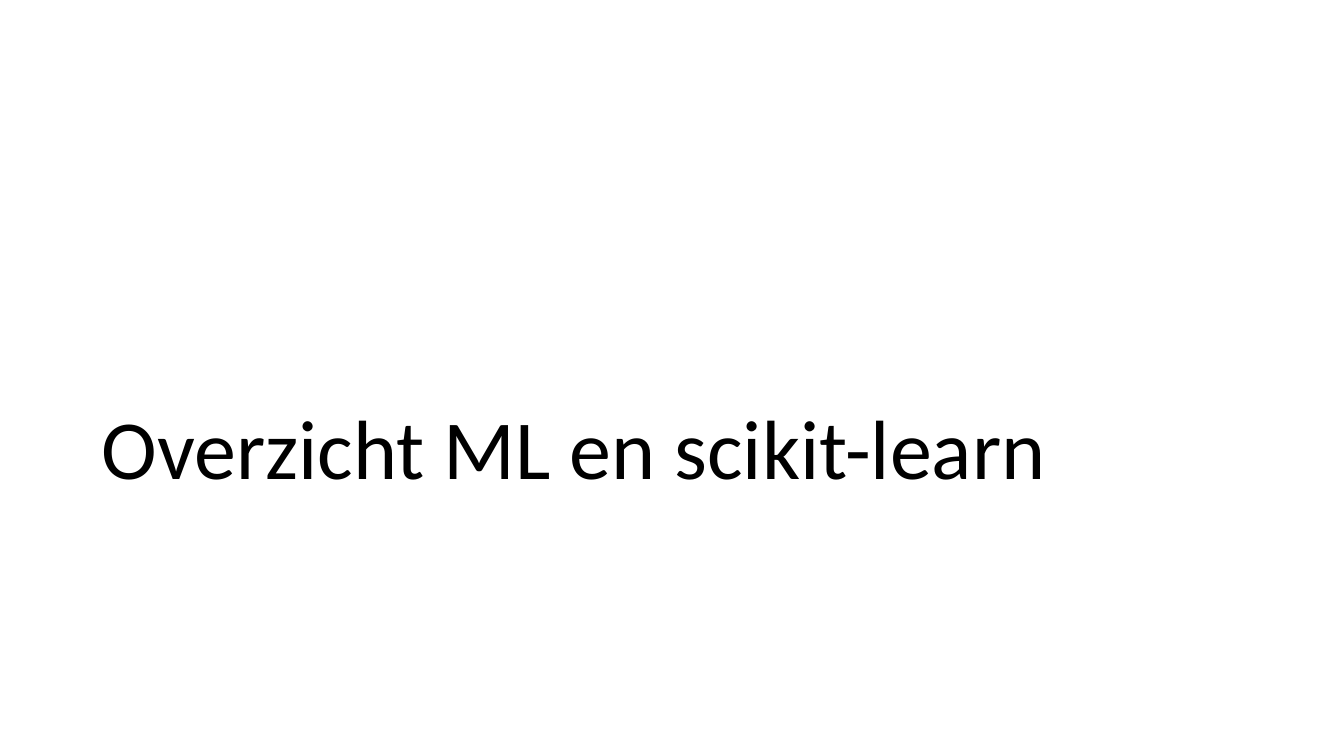
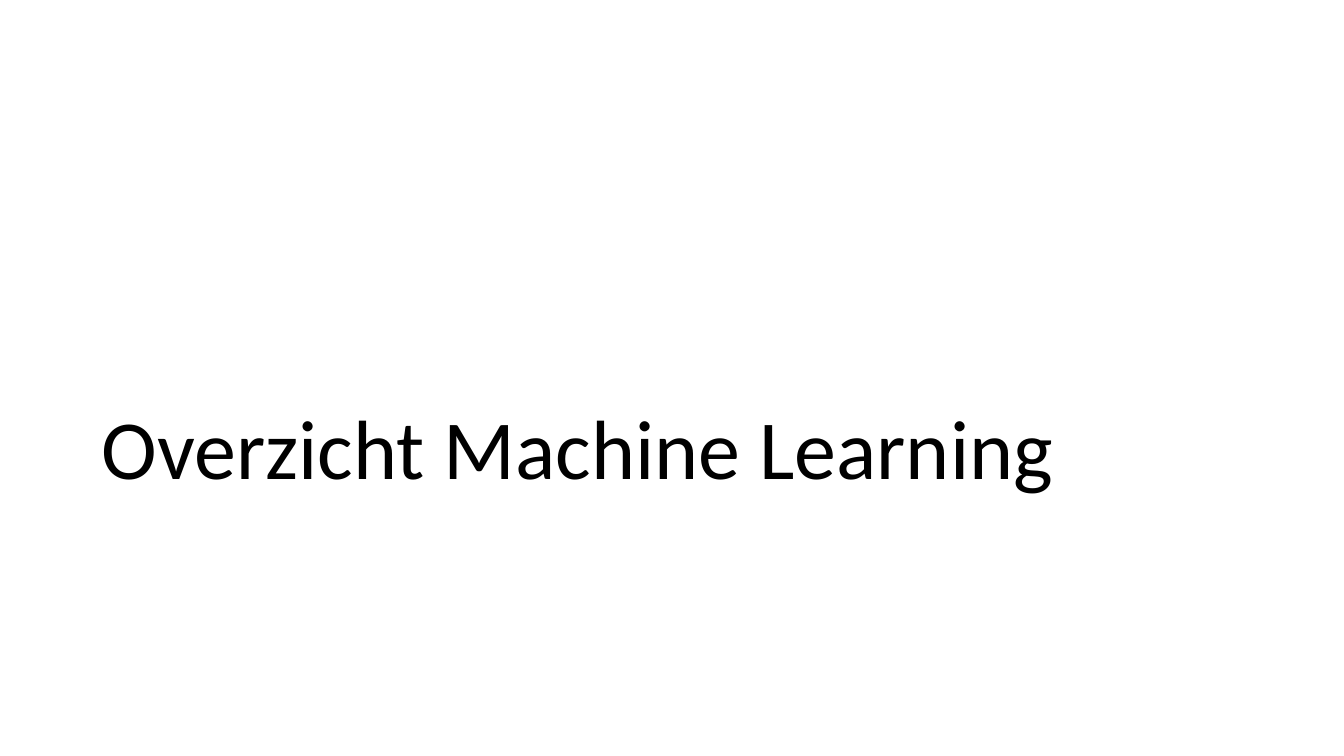
Before and after one commit to LFKoning/knowledge-sharing, a slide deck: slide 3 of python_trainees/4_scikit_learn/python_traineeship_4.pptx. Drawn at 1344x756 pixels with LibreOffice and Linux fonts; fonts in the diff are those of the drawing. Boxes give left, top, right and bottom in pixels: in the first picture for what was removed or moved away, otherwise in the second. Text is boxed around its words. In the diff, an @@ line names an element or a change of style, - is before the commit and + after.

```diff
--- a/python_trainees/4_scikit_learn/python_traineeship_4.pptx
+++ b/python_trainees/4_scikit_learn/python_traineeship_4.pptx
@@ title at (102,420,1052,494): text changed @@
-Overzicht ML en scikit-learn
+Overzicht Machine Learning
```
Also in this commit, not shown: 5 other slides changed, 5 slides added, 1 slide removed.
